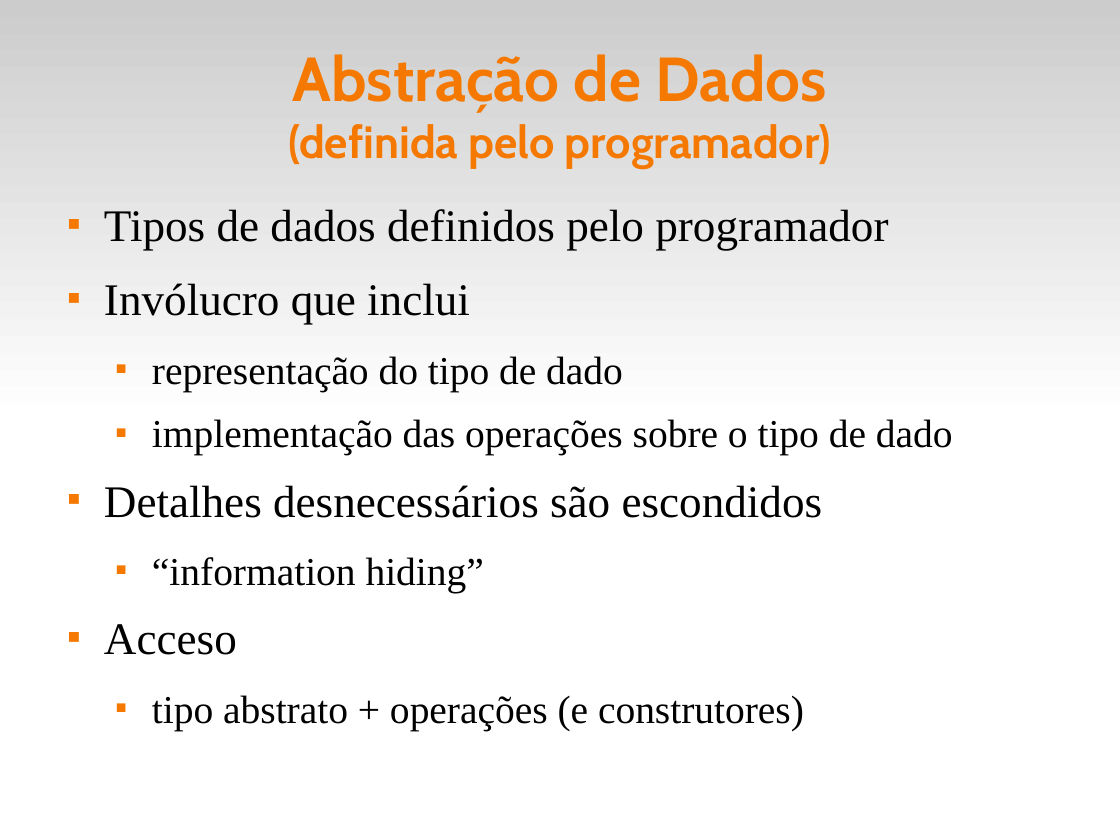
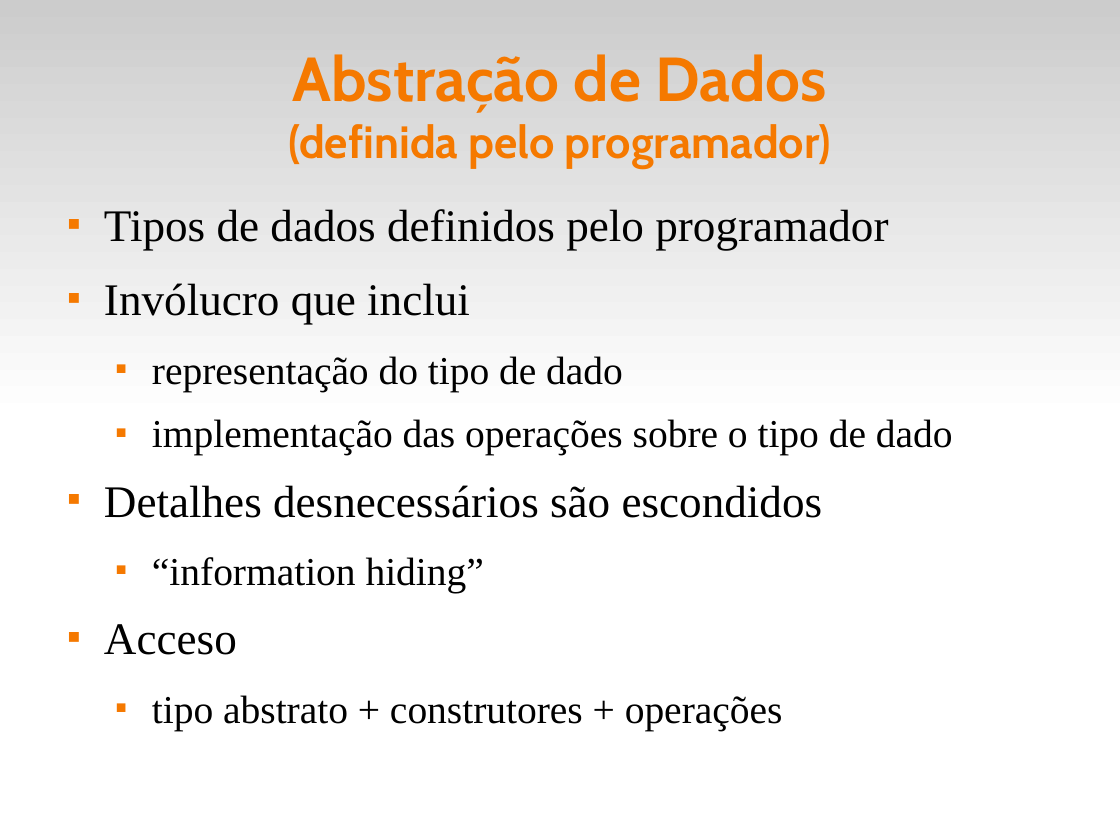
Before and after one commit to fsantanna-uerj/EDL, a slide deck: slide 3 of slides/edl-06-adts.odp. Drawn at 1120x840 pixels with LibreOffice and Linux fonts; fonts in the diff are those of the drawing. Boxes give left, top, right and bottom in pixels: in the first picture for what was removed or moved away, otherwise in the second. Text is boxed around its words. In the diff, an @@ line names an element or a change of style, - is before the commit and + after.

Commit message:
(>) slides

```diff
--- a/slides/edl-06-adts.odp
+++ b/slides/edl-06-adts.odp
@@ text at <box>152,695,783,731</box>: text changed @@
-  ■ tipo abstrato + operações (e construtores)
+  ■ tipo abstrato + construtores + operações
```
Also in this commit, not shown: 3 other files.
